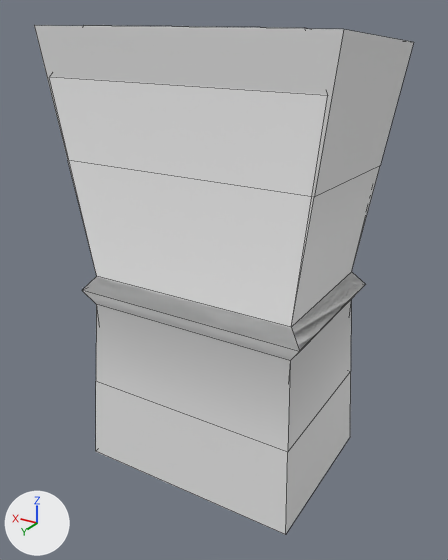
The FBX model Assets/Models/Character/Body.fbx: old version first, new version second.
Camera for both pictures: a 50 mm camera at (-0.468, 0.784, 0.823) aimed at (-0.004, 0.01, 0.436). Lighting does not change. The marker at lower left points along +X, +Y and +Z. Mesh edges are drawn as thin lines. Where no turn or scale is listed for an object, it has been applied to the vertices.

The first picture shows 'Body_Robe', 'Body_RobeShort'.
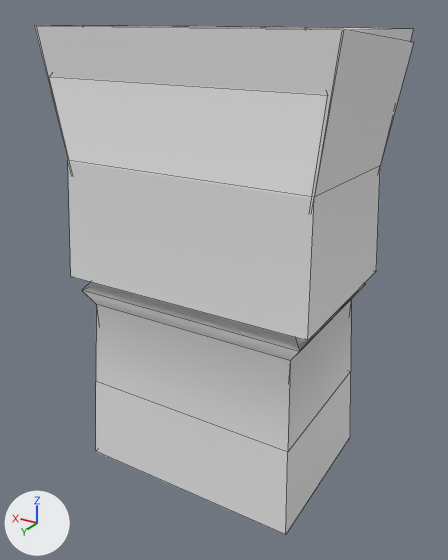
Where the change shows, as pixel boxes [x1, y1, x2, y2] in the pictures (448 x 560 px):
```json
{"object": "Body_Armour", "change": "added", "after": [68, 26, 413, 341]}
```

Edits to the scene script, one JSON object a line:
```json
{"op": "add", "block": "mat_material_colour2", "code": ["mat_material_colour2 = principled_material('Material_Colour2')", "mat_material_colour2.base_color = (0.8, 0.8, 0.8)  # white #e7e7e7"]}
{"op": "add", "block": "me_cube_004", "code": ["me_cube_004 = bpy.data.meshes.new('Cube.004')", "me_cube_004.from_pydata(...)  # 24 vertices, 22 faces; spans x -0.219..0.219, y -0.135..0.135, z 0.153..0.807", "# faces by material slot: [13, 9]", "me_cube_004.materials.append(mat_material_colour1)  # white #e7e7e7", "me_cube_004.materials.append(mat_material_colour2)  # white #e7e7e7"]}
{"op": "add", "block": "ob_body_armour", "code": ["ob_body_armour = bpy.data.objects.new('Body_Armour', me_cube_004)", "ob_body_armour.location = (0.0, 0.0, 0.0)"]}
```
